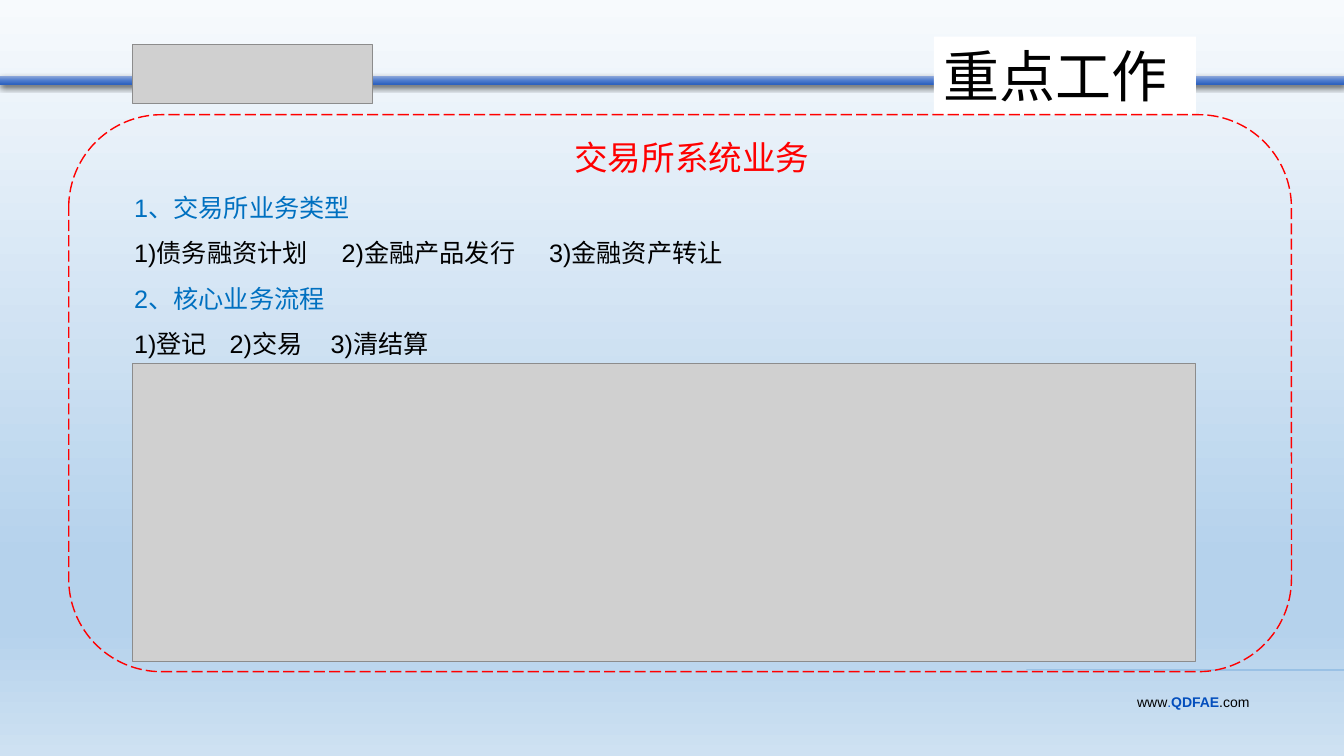
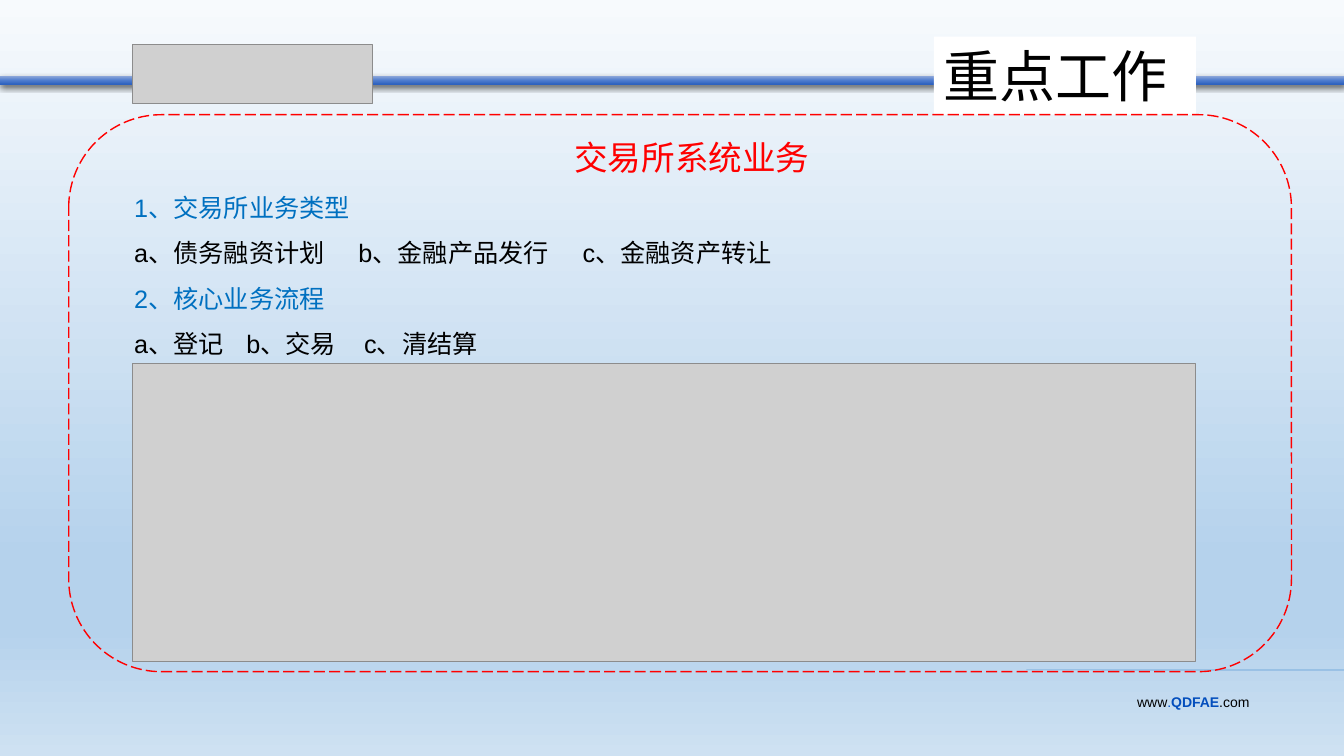
Before and after one commit to lhw1320/springcloud, a slide deck: slide 6 of doc/src/main/resources/qdfae/青金中心连宏伟转正答辩.pptx. Drawn at 1344x756 pixels with LibreOffice and Linux fonts; fonts in the diff are those of the drawing; grey boxes stand for pictures. Boxes give left, top, right and bottom in pixels: in the first picture for what was removed or moved away, otherwise in the second. Text is boxed around its words. In the diff, an @@ line names an element or a change of style, - is before the commit and + after.

```diff
--- a/doc/src/main/resources/qdfae/青金中心连宏伟转正答辩.pptx
+++ b/doc/src/main/resources/qdfae/青金中心连宏伟转正答辩.pptx
@@ text at [134,242,772,264]: text changed @@
-1)债务融资计划 2)金融产品发行 3)金融资产转让
+a、债务融资计划 b、金融产品发行 c、金融资产转让
@@ text at [134,333,477,355]: text changed @@
-1)登记 2)交易 3)清结算
+a、登记 b、交易 c、清结算
```
Also in this commit, not shown: 2 other slides changed.
